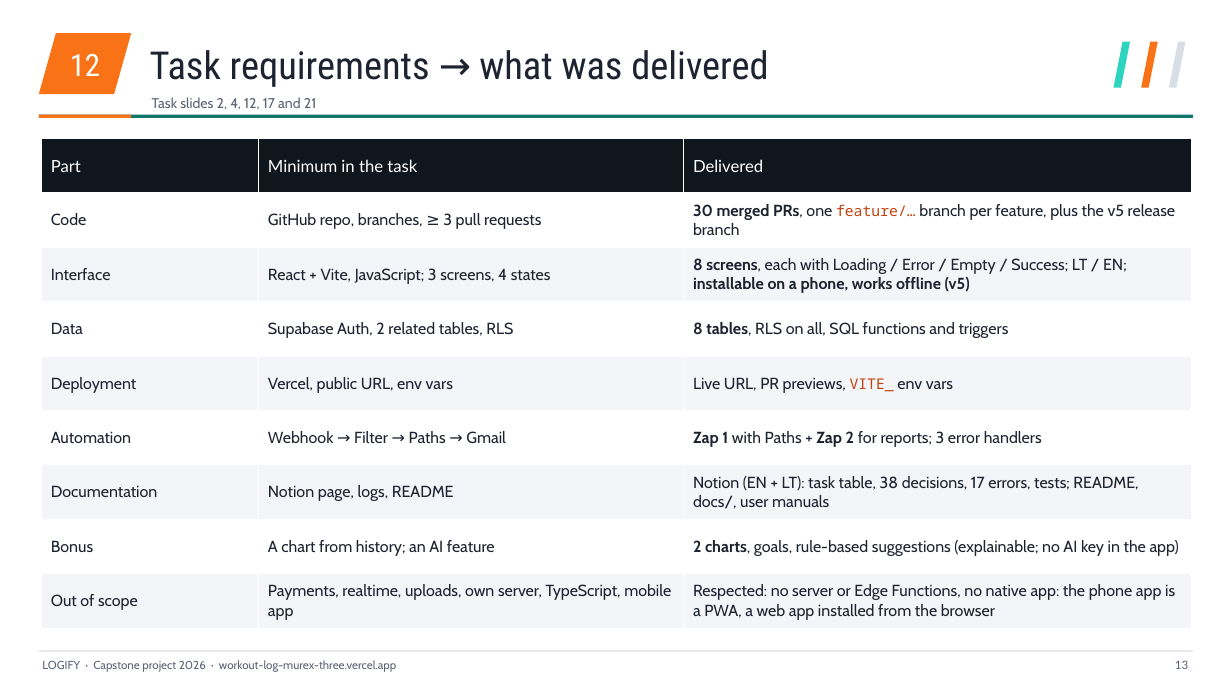
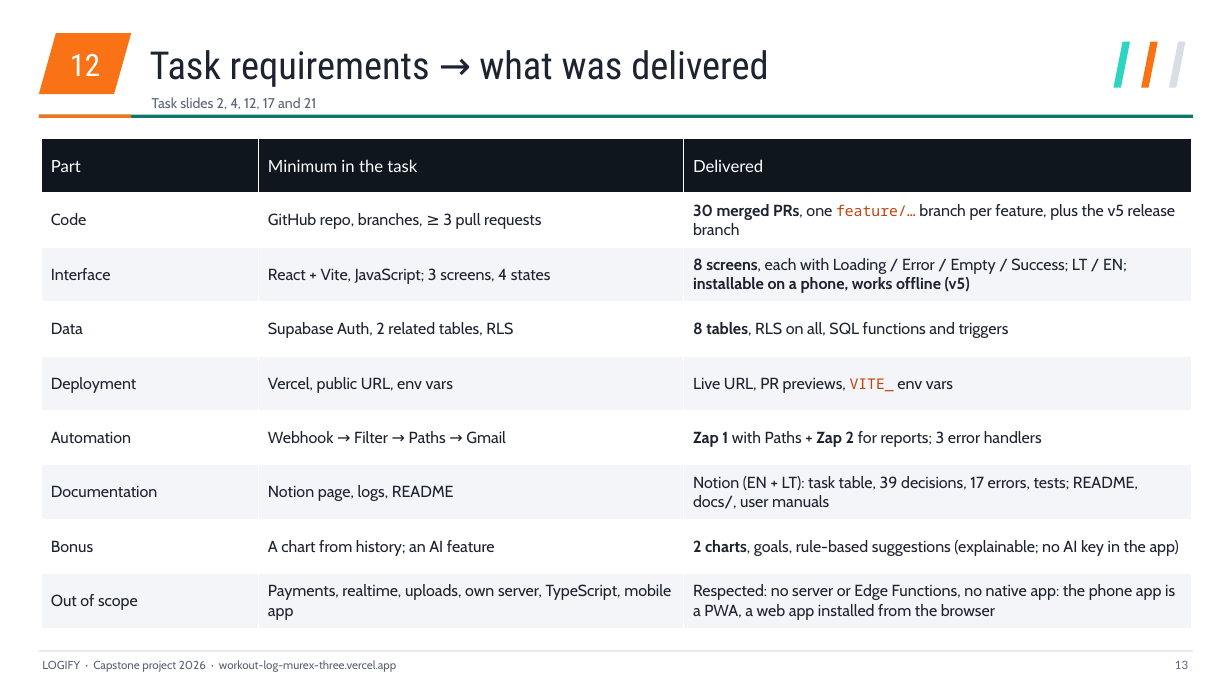
Before and after one commit to mse1987319-png/workout-log, a slide deck: slide 13 of _task/results/Logify_EN.pptx. Drawn at 1232x693 pixels with LibreOffice and Linux fonts; fonts in the diff are those of the drawing. Boxes give left, top, right and bottom in pixels: in the first picture for what was removed or moved away, otherwise in the second. Text is boxed around its words. In the diff, an @@ line names an element or a change of style, - is before the commit and + after.

```diff
--- a/_task/results/Logify_EN.pptx
+++ b/_task/results/Logify_EN.pptx
@@ table at [42,139,1192,628] @@
-row 7, column 3: Notion (EN + LT): task table, 38 decisions, 17 errors, tests; README, docs/, user manuals
+row 7, column 3: Notion (EN + LT): task table, 39 decisions, 17 errors, tests; README, docs/, user manuals
```
Also in this commit, not shown: 2 other slides changed, 6 other files.
